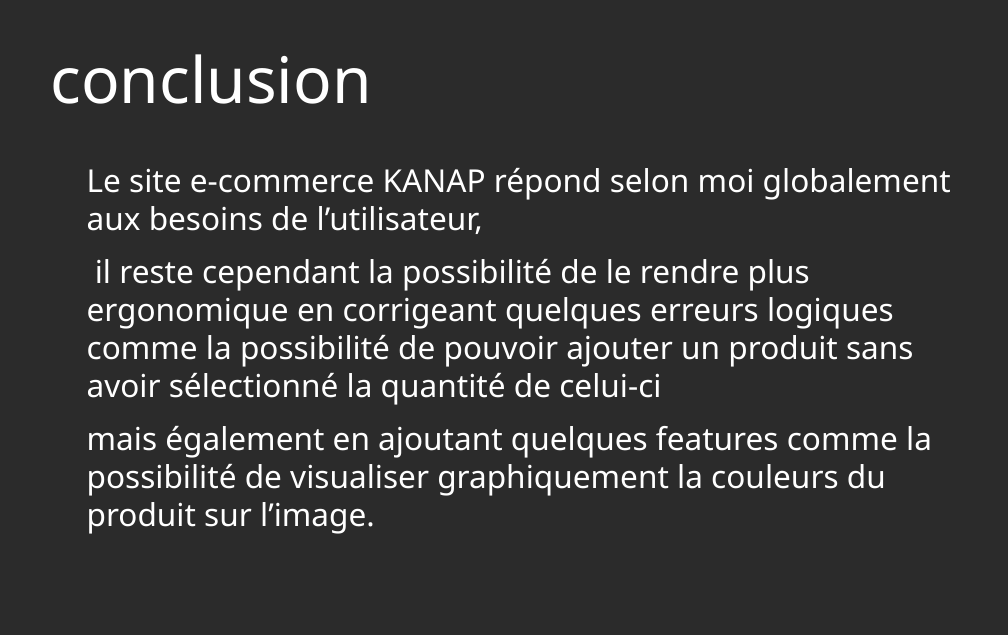
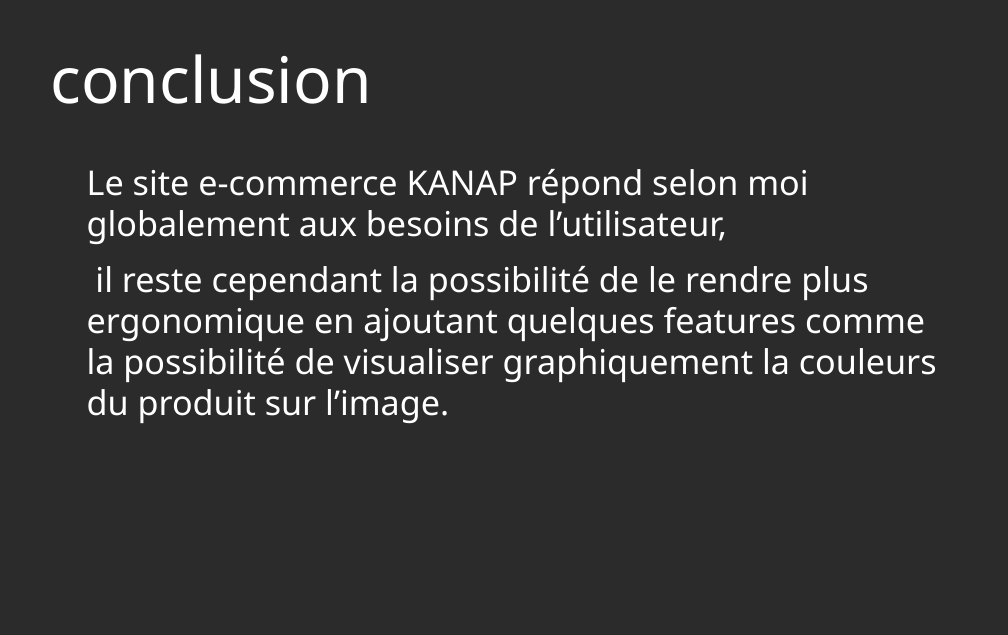
Before and after one commit to Rengodz/MezianeAnis_5_111020, a slide deck: slide 7 of PPT P5 Kanap.odp. Drawn at 1008x635 pixels with LibreOffice and Linux fonts; fonts in the diff are those of the drawing; background and template pictures are left out; a plain dark background stands for a picture behind light text. Boxes give left, top, right and bottom in pixels: in the first picture for what was removed or moved away, otherwise in the second. Text is boxed around its words. In the diff, an @@ line names an element or a change of style, - is before the commit and + after.

Commit message:
ppt presentation

```diff
--- a/PPT P5 Kanap.odp
+++ b/PPT P5 Kanap.odp
@@ text at [87,169,808,244]: size 29.6 to 32 pt in "Le site e-commerce KANAP répond selon moi ..." @@
@@ text at [87,266,937,423]: text changed; size 29.6 to 32 pt @@
-il reste cependant la possibilité de le rendre plus ergonomique en corrigeant quelques erreurs logiques comme la possibilité de pouvoir ajouter un produit sans avoir sélectionné la quantité de celui-ci
-mais également en ajoutant quelques features comme la possibilité de visualiser graphiquement la couleurs du produit sur l’image.
+il reste cependant la possibilité de le rendre plus ergonomique en ajoutant quelques features comme la possibilité de visualiser graphiquement la couleurs du produit sur l’image.
```
Also in this commit, not shown: 1 other file.
